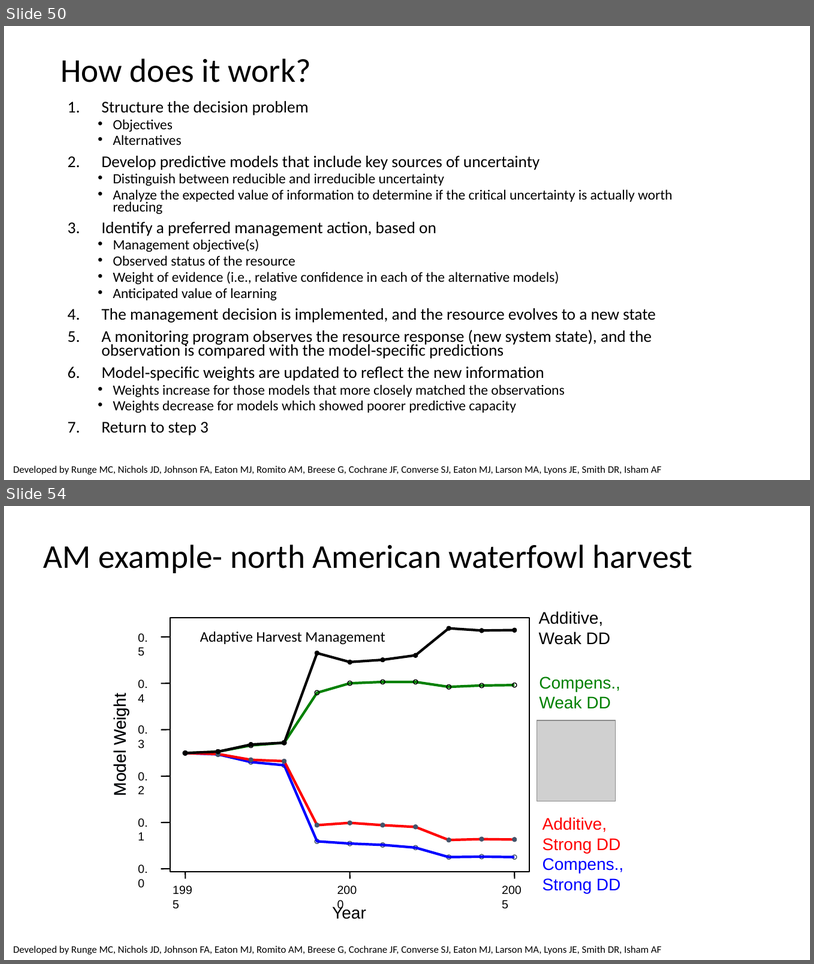
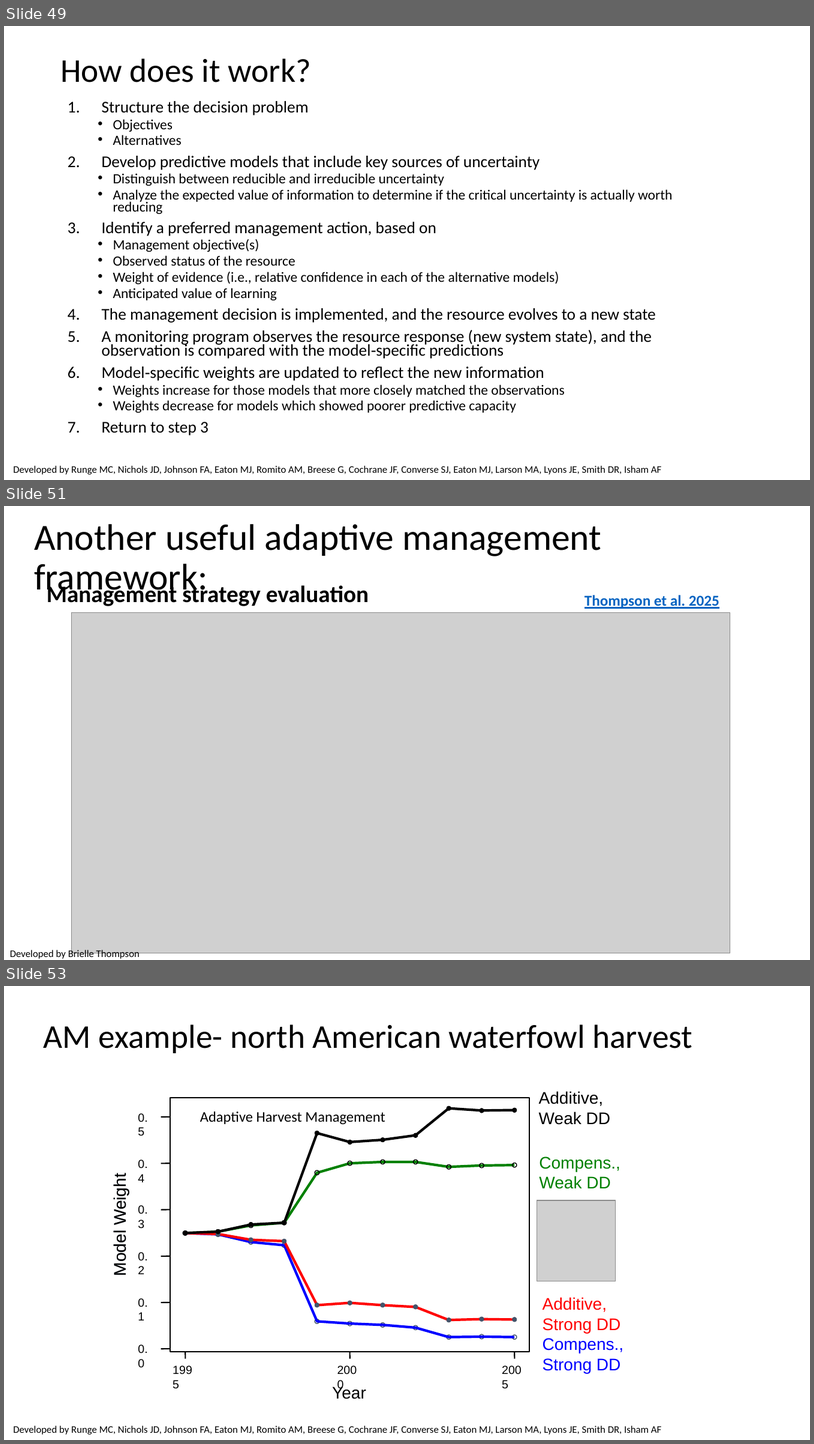
Before and after one commit to briellekthompson/NATR_8001_DecisionAnalysis_Fall25_Mizzou, a slide deck: material/Week6-UncertaintyPart1/Week6_SDM_Mizzou.pptx. Shown one above the other, each under a label of ours: slides 50 and 54 before the commit, slides 49, 51 and 53 after it; the slides between them are not shown. The pictures are 814x964 and 814x1444 pixels, drawn with LibreOffice and Linux fonts; fonts in the diff are those of the drawing; grey boxes stand for pictures; background and template pictures are left out. Boxes give left, top, right and bottom in pixels: in the first picture for what was removed or moved away, otherwise in the second. Text is boxed around its words. In the diff, an @@ line names an element or a change of style, - is before the commit and + after.

```diff
--- a/material/Week6-UncertaintyPart1/Week6_SDM_Mizzou.pptx
+++ b/material/Week6-UncertaintyPart1/Week6_SDM_Mizzou.pptx
@@ slide 51 added at bbox=[4, 506, 810, 960], background #FFFFFF @@
@@ title added at bbox=[34, 524, 602, 598], 44 pt, text #000000 @@
+Another useful adaptive management framework:
@@ text added at bbox=[47, 582, 369, 606], 28 pt, text #000000, bold @@
+Management strategy evaluation
@@ text added at bbox=[585, 595, 720, 609], 18 pt, text #0563C1, bold, underline @@
+Thompson et al. 2025
@@ picture added at bbox=[72, 612, 731, 953] @@
@@ text added at bbox=[10, 949, 140, 960], 12 pt, text #000000 @@
+Developed by Brielle Thompson
@@ what was slide 50 is now slide 49 @@
@@ what was slide 54 is now slide 53 @@
```
Also in this commit, not shown: 8 slides changed, 2 other slides added, 3 slides removed, 3 other files.
